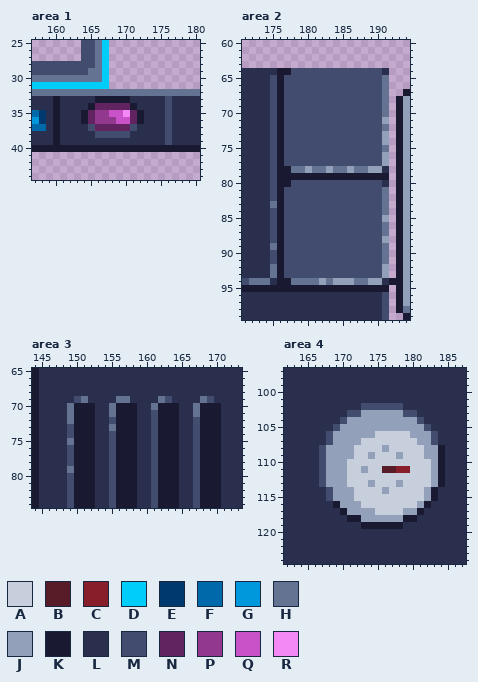
One commit to this pixel-art file: core/assets/ase/biome_3.ase. The first picture shows the starting point.
320x256 pixels, 1 frame. Shown: area 1: x 157..180, y 25..44; area 2: x 171..194, y 60..99; area 3: x 144..173, y 65..84; area 4: x 162..187, y 97..124. The commit also changed other parts of the picture, which this record leaves out.
Visible layers, top first: "outlines", "tiles".
Palette (. is transparent): A #c7cfdd  B #571c27  C #891e2b  D #00cdf9  E #00396d  F #0069aa  G #0098dc  H #657392  J #92a1b9  K #1a1932  L #2a2f4e  M #424c6e  N #622461  P #93388f  Q #ca52c9  R #f389f5
Pixels before, area 1, first column x 157:
25 .......MMHD.............
26 .......MMHD.............
27 .......MMHD.............
28 MMMMMMMMMHD.............
29 MMMMMMMMHHD.............
30 HHHHHHHHHHD.............
31 DDDDDDDDDDD.............
32 HHHHHHHHHHHHHHHHHHHHHHHH
33 LLLKLLLLLKKKKKLLLLLMLLLL
34 LLLKLLLLKNNNNNKLLLLMLLLL
35 FELKLLLKNPPQQRNKLLLMLLLL
36 GELKLLLKNPPPQQNKLLLMLLLL
37 FFLKLLLLMNNNNNMLLLLMLLLL
38 LLLKLLLLLMMMMMLLLLLMLLLL
39 LLLKLLLLLLLLLLLLLLLMLLLL
40 KKKKKKKKKKKKKKKKKKKKKKKK
Pixels before, area 2, first column x 171:
 64 LLLLLKKMMMMMMMMMMMMML...
 65 LLLLMKMMMMMMMMMMMMMMH...
 66 LLLLMKMMMMMMMMMMMMMMH...
 67 LLLLMKMMMMMMMMMMMMMMH..K
 68 LLLLMKMMMMMMMMMMMMMMH.KJ
 69 LLLLMKMMMMMMMMMMMMMMH.KJ
 70 LLLLMKMMMMMMMMMMMMMMH.KJ
 71 LLLLMKMMMMMMMMMMMMMMJ.KJ
 72 LLLLMKMMMMMMMMMMMMMMH.KJ
 73 LLLLMKMMMMMMMMMMMMMMJ.KJ
 74 LLLLMKMMMMMMMMMMMMMMJ.KJ
 75 LLLLMKMMMMMMMMMMMMMMH.KJ
 76 LLLLMKMMMMMMMMMMMMMMJ.KJ
 77 LLLLMKMMMMMMMMMMMMMMJ.KJ
 78 LLLLMKKHHJHHJHHJHHJJL.KJ
 79 LLLLMKKKKKKKKKKKKKKKK.KJ
 80 LLLLMKKMMMMMMMMMMMMML.KJ
 81 LLLLMKMMMMMMMMMMMMMMH.KJ
 82 LLLLMKMMMMMMMMMMMMMMH.KJ
 83 LLLLHKMMMMMMMMMMMMMMH.KJ
 84 LLLLMKMMMMMMMMMMMMMMH.KJ
 85 LLLLMKMMMMMMMMMMMMMMJ.KJ
 86 LLLLMKMMMMMMMMMMMMMMH.KJ
 87 LLLLMKMMMMMMMMMMMMMMH.KJ
 88 LLLLMKMMMMMMMMMMMMMMJ.KJ
 89 LLLLHKMMMMMMMMMMMMMMH.KJ
 90 LLLLMKMMMMMMMMMMMMMMH.KJ
 91 LLLLMKMMMMMMMMMMMMMMH.KJ
 92 LLLLHKMMMMMMMMMMMMMMJ.KJ
 93 LLLLHKMMMMMMMMMMMMMMJ.KJ
 94 MHHHLKKHHHHJHJJJHHJJLKKJ
 95 KKKKKKKKKKKKKKKKKKKKK.KJ
 96 LLLLLLLLLLLLLLLLLLLLM.KJ
 97 LLLLLLLLLLLLLLLLLLLLM.KJ
 98 LLLLLLLLLLLLLLLLLLLLM.KH
 99 LLLLLLLLLLLLLLLLLLLLM..K
Pixels before, area 3, first column x 144:
65 KLLLLLLLLLLLLLLLLLLLLLLLLLLLLL
66 KLLLLLLLLLLLLLLLLLLLLLLLLLLLLL
67 KLLLLLLLLLLLLLLLLLLLLLLLLLLLLL
68 KLLLLLLLLLLLLLLLLLLLLLLLLLLLLL
69 KLLLLLMHLLLLHHLLLLHMLLLLHMLLLL
70 KLLLLHKKKLLHKKKLLHKKKLLHKKKLLL
71 KLLLLHKKKLLHKKKLLMKKKLLHKKKLLL
72 KLLLLHKKKLLMKKKLLMKKKLLMKKKLLL
73 KLLLLMKKKLLHKKKLLMKKKLLMKKKLLL
74 KLLLLMKKKLLMKKKLLMKKKLLMKKKLLL
75 KLLLLHKKKLLMKKKLLMKKKLLMKKKLLL
76 KLLLLMKKKLLMKKKLLMKKKLLMKKKLLL
77 KLLLLMKKKLLMKKKLLMKKKLLMKKKLLL
78 KLLLLMKKKLLMKKKLLMKKKLLMKKKLLL
79 KLLLLHKKKLLMKKKLLMKKKLLMKKKLLL
80 KLLLLMKKKLLMKKKLLMKKKLLMKKKLLL
81 KLLLLMKKKLLMKKKLLMKKKLLMKKKLLL
82 KLLLLMKKKLLMKKKLLMKKKLLMKKKLLL
83 KLLLLMKKKLLMKKKLLMKKKLLMKKKLLL
84 KLLLLMKKKLLMKKKLLMKKKLLMKKKLLL
Pixels before, area 4, first column x 162:
 97 LLLLLLLLLLLLLLLLLLLLLLLLLL
 98 LLLLLLLLLLLLLLLLLLLLLLLLLL
 99 LLLLLLLLLLLLLLLLLLLLLLLLLL
100 LLLLLLLLLLLLLLLLLLLLLLLLLL
101 LLLLLLLLLLLLLLLLLLLLLLLLLL
102 LLLLLLLLLLLMMMMMMLLLLLLLLL
103 LLLLLLLLLMMJJJJJJMMLLLLLLL
104 LLLLLLLLMJJJJJJJJJJMLLLLLL
105 LLLLLLLMJJJJJJJJJJJJMLLLLL
106 LLLLLLMJJJJJJAAAAAJJJMLLLL
107 LLLLLLMJJJJAAAAAAAAJJMLLLL
108 LLLLLMJJJJAAAAJAAAAAJJKLLL
109 LLLLLMJJJJAAJAAAJAAAJJKLLL
110 LLLLLMJJJAAAAAAAAAAAAJKLLL
111 LLLLLMJJJAAJAABBCCAAAJKLLL
112 LLLLLMJJJAAAAAAAAAAAAJKLLL
113 LLLLLMJJJAAAJAAAJAAAAJKLLL
114 LLLLLLMJJJAAAAJAAAAAJKLLLL
115 LLLLLLMJJJAAAAAAAAAAJKLLLL
116 LLLLLLLKJJJAAAAAAAAJKLLLLL
117 LLLLLLLLKJJJJAAAAJJKLLLLLL
118 LLLLLLLLLKKJJJJJJKKLLLLLLL
119 LLLLLLLLLLLKKKKKKLLLLLLLLL
120 LLLLLLLLLLLLLLLLLLLLLLLLLL
121 LLLLLLLLLLLLLLLLLLLLLLLLLL
122 LLLLLLLLLLLLLLLLLLLLLLLLLL
123 LLLLLLLLLLLLLLLLLLLLLLLLLL
124 LLLLLLLLLLLLLLLLLLLLLLLLLL
The same view after the edit:
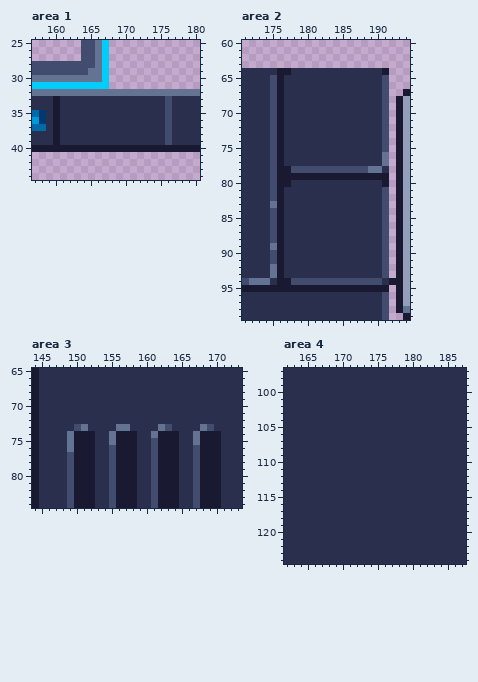
Edits made:
Area 1, layer "tiles":
y 33: x 166..170 KKKKK -> LLLLL
y 34: x 165..171 KNNNNNK -> LLLLLLL
y 35: x 164..172 KNPPQQRNK -> LLLLLLLLL
y 36: x 164..172 KNPPPQQNK -> LLLLLLLLL
y 37: x 165..171 MNNNNNM -> LLLLLLL
y 38: x 166..170 MMMMM -> LLLLL
Area 2, layer "tiles":
y 64: x 178..191 MMMMMMMMMMMMML -> LLLLLLLLLLLLLK
y 65..70: x 177..191 MMMMMMMMMMMMMMH -> LLLLLLLLLLLLLLM
y 71: x 177..191 MMMMMMMMMMMMMMJ -> LLLLLLLLLLLLLLM
y 72: x 177..191 MMMMMMMMMMMMMMH -> LLLLLLLLLLLLLLM
y 73..74: x 177..191 MMMMMMMMMMMMMMJ -> LLLLLLLLLLLLLLM
y 75: x 177..191 MMMMMMMMMMMMMMH -> LLLLLLLLLLLLLLM
y 76..77: x 177..191 MMMMMMMMMMMMMMJ -> LLLLLLLLLLLLLLH
y 78: x 178..190 HHJHHJHHJHHJJ -> MMMMMMMMMMMHH
y 80: x 178..191 MMMMMMMMMMMMML -> LLLLLLLLLLLLLK
y 81..84: x 177..191 MMMMMMMMMMMMMMH -> LLLLLLLLLLLLLLM
y 85: x 177..191 MMMMMMMMMMMMMMJ -> LLLLLLLLLLLLLLM
y 86..87: x 177..191 MMMMMMMMMMMMMMH -> LLLLLLLLLLLLLLM
y 88: x 177..191 MMMMMMMMMMMMMMJ -> LLLLLLLLLLLLLLM
y 89..91: x 177..191 MMMMMMMMMMMMMMH -> LLLLLLLLLLLLLLM
y 92..93: x 177..191 MMMMMMMMMMMMMMJ -> LLLLLLLLLLLLLLM
y 94: x 178..190 HHHHJHJJJHHJJ -> MMMMMMMMMMMMM
Area 3, layer "tiles":
y 69: x 150..151 MH -> LL; x 156..157 HH -> LL; x 162..163 HM -> LL; x 168..169 HM -> LL
y 70: x 149..152 HKKK -> LLLL; x 155..158 HKKK -> LLLL; x 161..164 HKKK -> LLLL; x 167..170 HKKK -> LLLL
y 71: x 149..152 HKKK -> LLLL; x 155..158 HKKK -> LLLL; x 161..164 MKKK -> LLLL; x 167..170 HKKK -> LLLL
y 72: x 149..152 HKKK -> LLLL; x 155..158 MKKK -> LLLL; x 161..164 MKKK -> LLLL; x 167..170 MKKK -> LLLL
y 73: x 149..152 MKKK -> LMHL; x 155..158 HKKK -> LHHL; x 161..164 MKKK -> LHML; x 167..170 MKKK -> LHML
y 74: x 149 M -> H; x 155 M -> H; x 161 M -> H; x 167 M -> H
y 75: x 155 M -> H; x 167 M -> H
y 76: x 149 M -> H
y 79: x 149 H -> M
Area 4, layer "tiles":
y 102: x 173..178 MMMMMM -> LLLLLL
y 103: x 171..180 MMJJJJJJMM -> LLLLLLLLLL
y 104: x 170..181 MJJJJJJJJJJM -> LLLLLLLLLLLL
y 105: x 169..182 MJJJJJJJJJJJJM -> LLLLLLLLLLLLLL
y 106: x 168..183 MJJJJJJAAAAAJJJM -> LLLLLLLLLLLLLLLL
y 107: x 168..183 MJJJJAAAAAAAAJJM -> LLLLLLLLLLLLLLLL
y 108: x 167..184 MJJJJAAAAJAAAAAJJK -> LLLLLLLLLLLLLLLLLL
y 109: x 167..184 MJJJJAAJAAAJAAAJJK -> LLLLLLLLLLLLLLLLLL
y 110: x 167..184 MJJJAAAAAAAAAAAAJK -> LLLLLLLLLLLLLLLLLL
y 111: x 167..184 MJJJAAJAABBCCAAAJK -> LLLLLLLLLLLLLLLLLL
y 112: x 167..184 MJJJAAAAAAAAAAAAJK -> LLLLLLLLLLLLLLLLLL
y 113: x 167..184 MJJJAAAJAAAJAAAAJK -> LLLLLLLLLLLLLLLLLL
y 114: x 168..183 MJJJAAAAJAAAAAJK -> LLLLLLLLLLLLLLLL
y 115: x 168..183 MJJJAAAAAAAAAAJK -> LLLLLLLLLLLLLLLL
y 116: x 169..182 KJJJAAAAAAAAJK -> LLLLLLLLLLLLLL
y 117: x 170..181 KJJJJAAAAJJK -> LLLLLLLLLLLL
y 118: x 171..180 KKJJJJJJKK -> LLLLLLLLLL
y 119: x 173..178 KKKKKK -> LLLLLL
Boxes around the changes in both pictures, in picture pixels (x1, y1, x2, y2):
changed: (81, 96, 144, 138)
changed: (284, 68, 389, 285)
changed: (67, 396, 221, 473)
changed: (319, 403, 445, 529)
